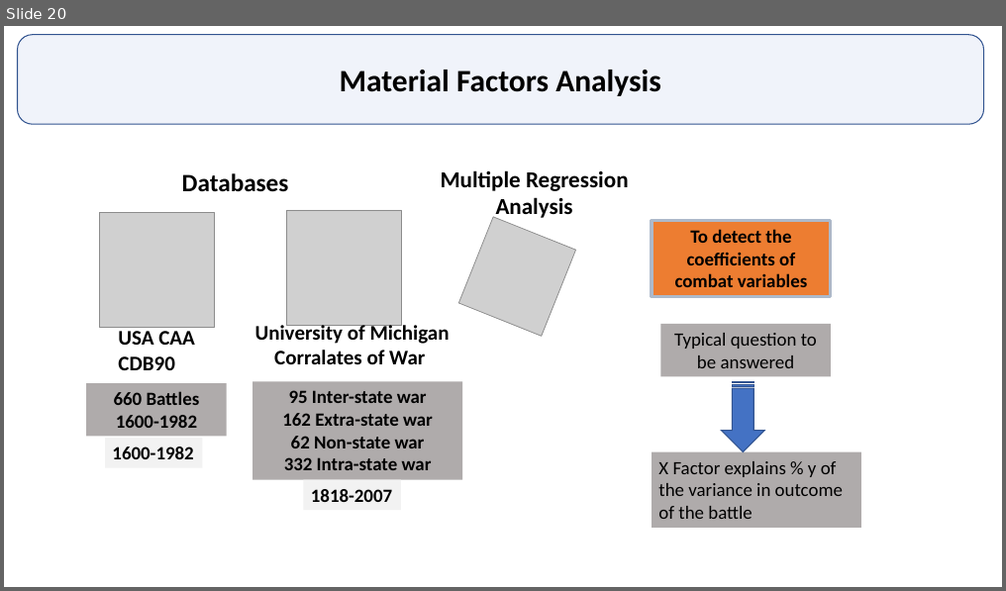
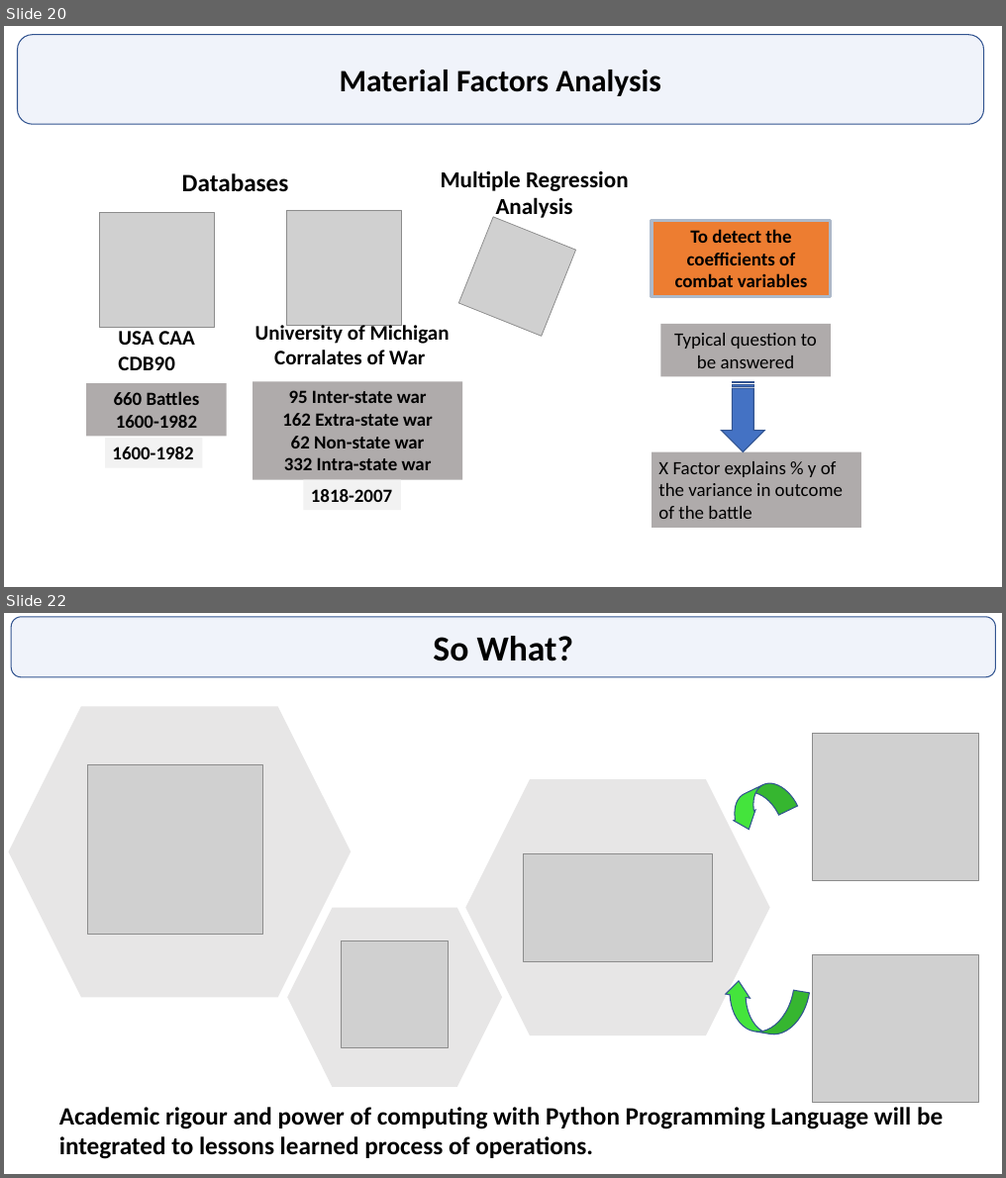
Before and after one commit to GurkanGitHub/PhD, a slide deck: PhD Discussion.pptx. Shown one above the other, each under a label of ours: slide 20 before the commit, slides 20 and 22 after it; the slides between them are not shown. The pictures are 1006x591 and 1006x1178 pixels, drawn with LibreOffice and Linux fonts; fonts in the diff are those of the drawing; grey boxes stand for pictures. Boxes give left, top, right and bottom in pixels: in the first picture for what was removed or moved away, otherwise in the second. Text is boxed around its words. In the diff, an @@ line names an element or a change of style, - is before the commit and + after.

```diff
--- a/PhD Discussion.pptx
+++ b/PhD Discussion.pptx
@@ slide 22 added at [4,613,1002,1174], background #FFFFFF @@
@@ rounded rectangle added at [12,617,996,677], fill #4472C4 at 8% opacity, outline #325491 1 pt, 34 pt, text #000000, bold @@
+So What?
@@ hexagon added at [9,707,350,998], fill #E7E6E6 @@
@@ picture added at [812,733,979,880] @@
@@ picture added at [87,765,262,934] @@
@@ hexagon added at [466,779,770,1036], fill #E7E6E6 @@
@@ curved right arrow added at [724,775,797,834], fill #44E43C, outline #325491 1 pt @@
@@ picture added at [524,854,712,961] @@
@@ hexagon added at [288,908,503,1087], fill #E7E6E6 @@
@@ picture added at [341,941,448,1048] @@
@@ picture added at [812,956,979,1103] @@
@@ curved left arrow added at [719,978,810,1040], fill #44E43C, outline #325491 1 pt @@
@@ text added at [59,1107,943,1159], 24 pt, text #000000, bold @@
+Academic rigour and power of computing with Python Programming Language will be integrated to lessons learned process of operations.
```
Also in this commit, not shown: 3 slides changed, 2 other slides added, 2 slides removed, 2 other files.
